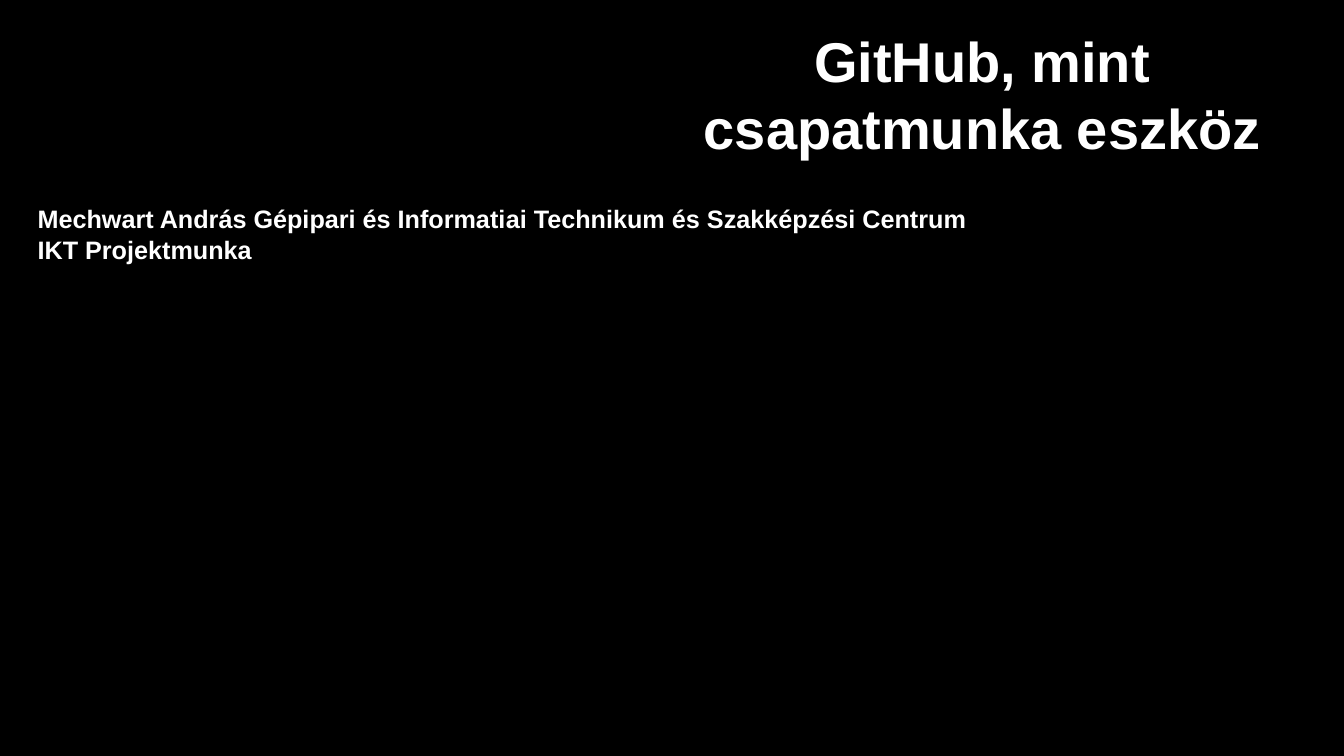
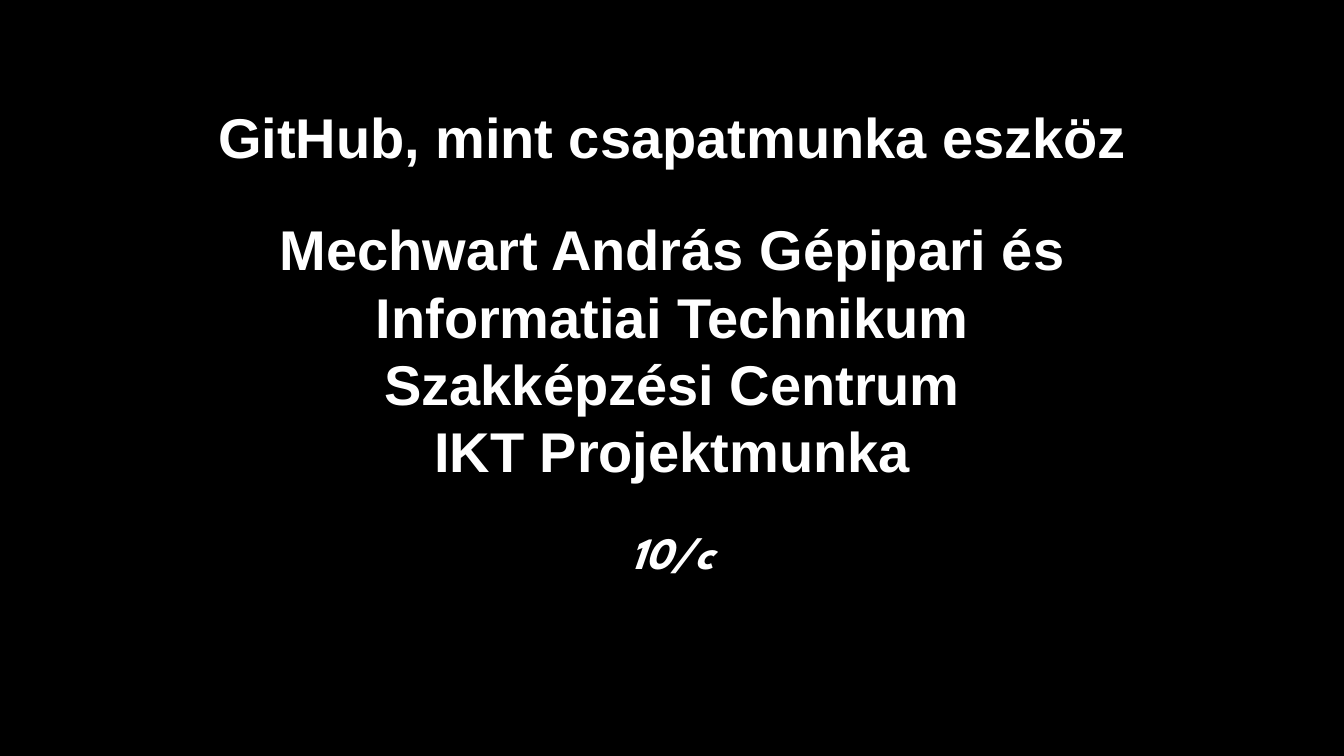
Before and after one commit to cobragaming453/IKT-Prezent-cio-Git-Hub-, a slide deck: slide 1 of IKT_GitHub_prezentácio_v4.pptx. Drawn at 1344x756 pixels with LibreOffice and Linux fonts; fonts in the diff are those of the drawing; background and template pictures are left out. Boxes give left, top, right and bottom in pixels: in the first picture for what was removed or moved away, otherwise in the second. Text is boxed around its words. In the diff, an @@ line names an element or a change of style, - is before the commit and + after.

```diff
--- a/IKT_GitHub_prezentácio_v4.pptx
+++ b/IKT_GitHub_prezentácio_v4.pptx
@@ text "GitHub, mint csapatmunka eszköz" rewrapped from (x1=704, y1=41, x2=1261, y2=159) to (x1=218, y1=117, x2=1126, y2=168) @@
@@ text at (x1=280, y1=229, x2=1064, y2=482): text changed; size 18 to 40 pt @@
-Mechwart András Gépipari és Informatiai Technikum és Szakképzési Centrum
-IKT Projektmunka
+Mechwart András Gépipari és Informatiai Technikum Szakképzési Centrum
+IKT Projektmunka
@@ text added at (x1=631, y1=538, x2=713, y2=574), 32 pt, text #FFFFFF, bold, italic @@
+10/c
```
Also in this commit, not shown: 3 other slides changed, 2 slides added, 2 slides removed.
